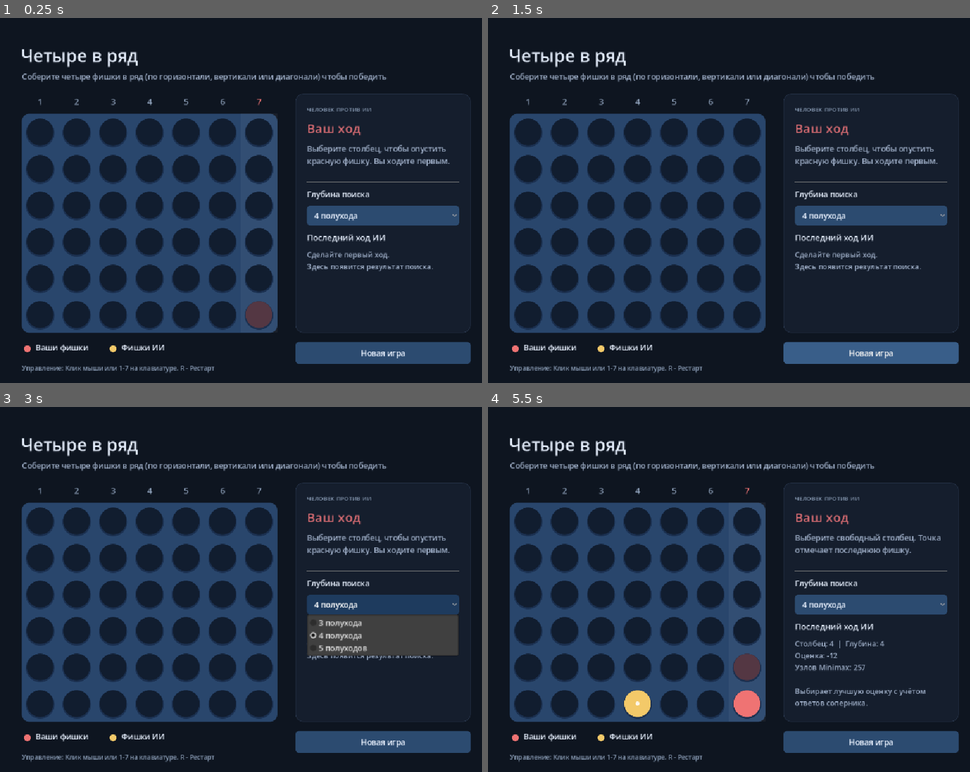
Above: before the commit, frames 1-4 (two rows, left to right).
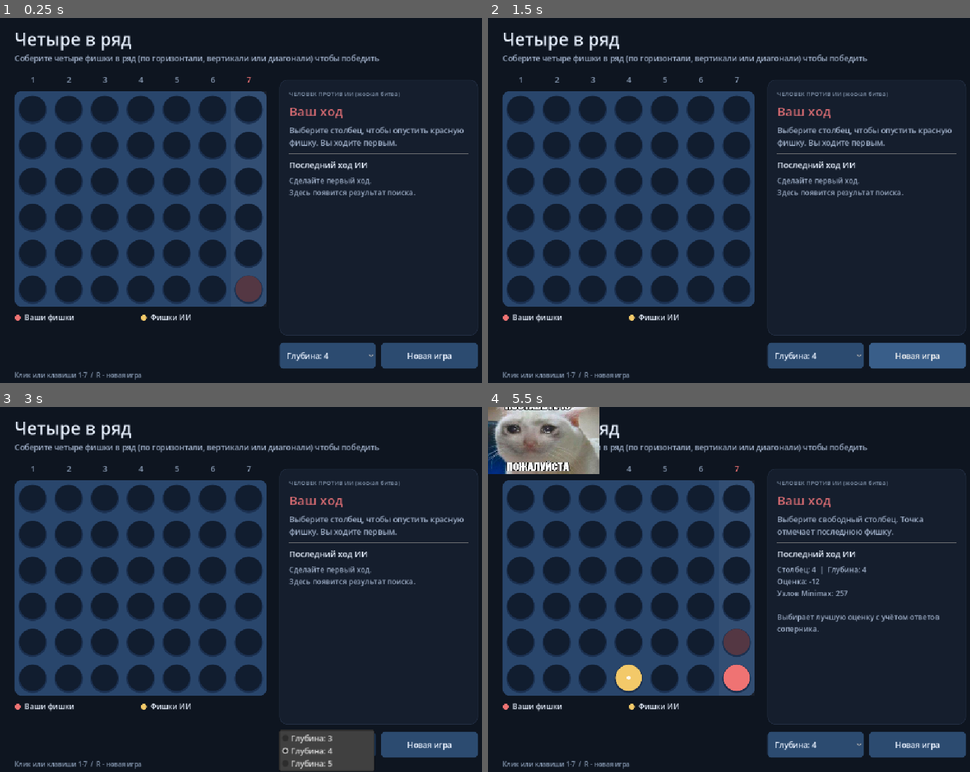
Above: after the commit, the same moments.

Repository: drunyadv/2DaiLaba
Game: Godot game, scene res://scenes/main.tscn
Same seed, same stepped clock (60 frames per second), same inputs: the game is played once before the commit and once after it.
Inputs (mouse positions are in pixels of both pictures, inside the frame that each line leads up to):
- Up to frame 1 (0.25 s): no input
- Up to frame 2 (1.5 s): click "4 полухода" (after the commit: "Глубина: 4") at 0.5 s; click "Новая игра" at 1.25 s
- Up to frame 3 (3 s): click "Новая игра" at 2 s; click "4 полухода" (after the commit: "Глубина: 4") at 2.75 s
- Up to frame 4 (5.5 s): click "4 полухода" (after the commit: "Глубина: 4") at 3.5 s; click "Новая игра" at 4.25 s; tap Enter at 5 s; move the mouse to (733, 589) at 5.02 s; hold K from 5.03 s (still down); click (733, 589) at 5.17 s; tap 1 at 5.3 s

The runs differ from the first frame. In frame 1, 31% of the frame differs, in the area x 2-100%, y 4-100%; in frame 2, 32%; in frame 3, 36%; in frame 4, 36%, in the area x 0-100%, y 0-100%.

Commit message:
Добавлены веб-версия, адаптивный интерфейс и звук фишек

Diff:
--- a/XO/project.godot
+++ b/XO/project.godot
@@ -22,7 +22,9 @@
 
 window/size/viewport_width=1080
 window/size/viewport_height=800
-window/size/resizable=false
+window/size/resizable=true
+window/size/min_width=320
+window/size/min_height=480
 window/size/window_width_override=1080
 window/size/window_height_override=800
 window/stretch/mode="canvas_items"
--- /dev/null
+++ b/XO/scenes/kot.gd
@@ -0,0 +1,35 @@
+extends Sprite2D
+
+@export var distance: float = 300.0
+@export var duration: float = 0.5
+
+var start_position: Vector2
+var tween: Tween
+var is_moving: bool = false
+
+func _ready() -> void:
+	start_position = position
+
+func _process(delta: float) -> void:
+	if Input.is_key_pressed(KEY_K) and not Input.is_key_label_pressed(KEY_NONE):
+		pass
+
+func _input(event: InputEvent) -> void:
+	if event is InputEventKey and event.keycode == KEY_K and event.pressed and not event.echo:
+		toggle_movement()
+
+func toggle_movement() -> void:
+	is_moving = not is_moving
+
+	if is_moving:
+		tween = create_tween()
+		tween.set_loops()
+		tween.set_trans(Tween.TRANS_SINE)
+		tween.set_ease(Tween.EASE_IN_OUT)
+
+		tween.tween_property(self, "position:x", start_position.x + distance, duration)
+		tween.tween_property(self, "position:x", start_position.x, duration)
+	else:
+		if tween:
+			tween.kill()
+		position = start_position
--- a/XO/scenes/main.tscn
+++ b/XO/scenes/main.tscn
@@ -1,6 +1,9 @@
 [gd_scene format=3 uid="uid://ehemy8uoml31"]
 
 [ext_resource type="Script" uid="uid://cdnso0x0gt616" path="res://scripts/game.gd" id="1_game"]
+[ext_resource type="Texture2D" uid="uid://b1ayta4b2jpcj" path="res://kot.jpg" id="2_0wfyh"]
+[ext_resource type="Script" uid="uid://dha4ov16nuwpf" path="res://scenes/kot.gd" id="3_sugp2"]
+[ext_resource type="AudioStream" path="res://sound/pop.mp3" id="4_pop"]
 
 [sub_resource type="StyleBoxFlat" id="Style_hover"]
 content_margin_left = 16.0
@@ -85,6 +88,7 @@
 offset_bottom = 143.0
 theme_override_colors/font_color = Color(0.62, 0.682, 0.78, 1)
 text = "Соберите четыре фишки в ряд (по горизонтали, вертикали или диагонали) чтобы победить"
+autowrap_mode = 2
 
 [node name="Info" type="PanelContainer" parent="." unique_id=714552219]
 layout_mode = 0
@@ -109,7 +113,7 @@
 layout_mode = 2
 theme_override_colors/font_color = Color(0.537, 0.608, 0.706, 1)
 theme_override_font_sizes/font_size = 13
-text = "ЧЕЛОВЕК ПРОТИВ ИИ"
+text = "ЧЕЛОВЕК ПРОТИВ ИИ (жоская битва)"
 
 [node name="Status" type="Label" parent="Info/Margin/Content" unique_id=826405804]
 layout_mode = 2
@@ -125,15 +129,6 @@
 
 [node name="Separator" type="HSeparator" parent="Info/Margin/Content" unique_id=1119179826]
 layout_mode = 2
-
-[node name="DepthTitle" type="Label" parent="Info/Margin/Content" unique_id=989731383]
-layout_mode = 2
-text = "Глубина поиска"
-
-[node name="Depth" type="OptionButton" parent="Info/Margin/Content" unique_id=1203468038]
-custom_minimum_size = Vector2(0, 42)
-layout_mode = 2
-mouse_default_cursor_shape = 2
 
 [node name="AnalysisTitle" type="Label" parent="Info/Margin/Content" unique_id=637617100]
 layout_mode = 2
@@ -149,6 +144,12 @@
 Здесь появится результат поиска."
 autowrap_mode = 2
 
+[node name="Sprite2D" type="Sprite2D" parent="Info" unique_id=1000028035]
+position = Vector2(-797, -72)
+scale = Vector2(0.6314554, 0.5318472)
+texture = ExtResource("2_0wfyh")
+script = ExtResource("3_sugp2")
+
 [node name="HumanLegend" type="Label" parent="." unique_id=1972791535]
 layout_mode = 0
 offset_left = 78.0
@@ -165,12 +166,23 @@
 offset_bottom = 740.0
 text = "Фишки ИИ"
 
-[node name="NewGame" type="Button" parent="." unique_id=117848951]
+[node name="Actions" type="HBoxContainer" parent="."]
 layout_mode = 0
 offset_left = 648.0
 offset_top = 710.0
 offset_right = 1032.0
-offset_bottom = 758.0
+offset_bottom = 766.0
+theme_override_constants/separation = 12
+
+[node name="Depth" type="OptionButton" parent="Actions" unique_id=1203468038]
+layout_mode = 2
+size_flags_horizontal = 3
+tooltip_text = "Глубина поиска Minimax в полуходах"
+mouse_default_cursor_shape = 2
+
+[node name="NewGame" type="Button" parent="Actions" unique_id=117848951]
+layout_mode = 2
+size_flags_horizontal = 3
 mouse_default_cursor_shape = 2
 text = "Новая игра"
 
@@ -183,3 +195,8 @@
 theme_override_colors/font_color = Color(0.537, 0.608, 0.706, 1)
 theme_override_font_sizes/font_size = 14
 text = "Управление: Клик мыши или 1-7 на клавиатуре. R - Рестарт"
+
+[node name="PopSound" type="AudioStreamPlayer" parent="."]
+stream = ExtResource("4_pop")
+volume_db = -5.0
+max_polyphony = 2
--- a/XO/scripts/game.gd
+++ b/XO/scripts/game.gd
@@ -1,8 +1,6 @@
 extends Control
 
 const Minimax = preload("res://scripts/minimax.gd")
-const BOARD_ORIGIN = Vector2(48, 210)
-const CELL_SIZE = 80.0
 const HUMAN_COLOR = Color("ef7373")
 const AI_COLOR = Color("f3c969")
 
@@ -15,22 +13,97 @@
 var last_piece: Vector2i = Vector2i(-1, -1)
 var winning_cells: Array[Vector2i] = []
 var board_style: StyleBoxFlat = StyleBoxFlat.new()
+var board_origin: Vector2 = Vector2(48, 210)
+var cell_size: float = 80.0
+var legend_y: float = 725.0
 
 @onready var status_label: Label = $Info/Margin/Content/Status
 @onready var turn_hint: Label = $Info/Margin/Content/TurnHint
-@onready var depth_select: OptionButton = $Info/Margin/Content/Depth
+@onready var depth_select: OptionButton = $Actions/Depth
 @onready var analysis_label: Label = $Info/Margin/Content/Analysis
-@onready var new_game_button: Button = $NewGame
+@onready var new_game_button: Button = $Actions/NewGame
+@onready var pop_sound: AudioStreamPlayer = $PopSound
 
 
 func _ready() -> void:
 	board_style.bg_color = Color("29466c")
 	board_style.set_corner_radius_all(16)
-	for text in ["3 полухода", "4 полухода", "5 полуходов"]:
+	for text in ["Глубина: 3", "Глубина: 4", "Глубина: 5"]:
 		depth_select.add_item(text)
 	depth_select.select(1)
 	new_game_button.pressed.connect(start_new_game)
+	get_window().size_changed.connect(update_layout)
+	update_layout()
 	start_new_game()
+
+
+func update_layout() -> void:
+	var pixels: Vector2 = Vector2(get_window().size)
+	if pixels.x <= 0 or pixels.y <= 0:
+		return
+	var portrait: bool = pixels.x < pixels.y
+	var width: float = (600.0 if pixels.x > pixels.y * 0.68 else 420.0) if portrait else 1080.0
+	var height: float = roundf(width * pixels.y / pixels.x)
+	get_window().content_scale_size = Vector2i(int(width), int(height))
+	var compact: bool = height < 850.0 if portrait else height < 620.0
+	var margin: float = 18.0 if portrait else 32.0
+	var info: PanelContainer = $Info
+	var actions: HBoxContainer = $Actions
+	var info_rect: Rect2
+	if portrait:
+		cell_size = minf((width - margin * 2) / 7.0, maxf(32.0, (height - 390.0) / 6.0))
+		board_origin = Vector2((width - cell_size * 7) / 2.0, 148)
+		legend_y = board_origin.y + cell_size * 6 + 24
+		place_control(actions, Rect2(margin, legend_y + 24, width - margin * 2, 56))
+		var info_y: float = actions.position.y + 72
+		info_rect = Rect2(margin, info_y, width - margin * 2, height - info_y - margin)
+	else:
+		board_origin = Vector2(margin, 128 if compact else 160)
+		cell_size = minf(80.0, minf((width * 0.56 - margin - 20) / 7.0,
+			(height - board_origin.y - 66) / 6.0))
+		legend_y = board_origin.y + cell_size * 6 + 24
+		var info_x: float = board_origin.x + cell_size * 7 + 28
+		info_rect = Rect2(info_x, board_origin.y - 24,
+			width - info_x - margin, height - board_origin.y - margin - 48)
+		place_control(actions, Rect2(info_x, height - margin - 56, info_rect.size.x, 56))
+	place_control($Title, Rect2(margin, 18 if portrait else 20, width - margin * 2, 44))
+	$Title.add_theme_font_size_override("font_size", 32 if portrait or compact else 38)
+	place_control($Rules, Rect2(margin, 66 if portrait else 76 if not compact else 62,
+		width - margin * 2, 44 if portrait else 40))
+	$Rules.add_theme_font_size_override("font_size", 15 if portrait or compact else 17)
+	place_control($HumanLegend, Rect2(board_origin.x + 22, legend_y - 13, cell_size * 3, 26))
+	place_control($AILegend, Rect2(board_origin.x + cell_size * 3.5 + 22, legend_y - 13,
+		cell_size * 3, 26))
+	$HumanLegend.add_theme_font_size_override("font_size", 16)
+	$AILegend.add_theme_font_size_override("font_size", 16)
+	$Controls.visible = not portrait
+	$Controls.text = "Клик или клавиши 1-7  /  R - новая игра"
+	place_control($Controls, Rect2(margin, height - 27, cell_size * 7, 22))
+	$Info/Margin/Content/SectionTitle.visible = not portrait and not compact
+	$Info/Margin/Content/Separator.visible = not portrait and not compact
+	$Info/Margin/Content/AnalysisTitle.visible = not compact
+	turn_hint.visible = not compact
+	turn_hint.custom_minimum_size.y = 0
+	turn_hint.add_theme_font_size_override("font_size", 15 if portrait else 17)
+	status_label.add_theme_font_size_override("font_size", 24 if portrait or compact else 28)
+	analysis_label.add_theme_font_size_override("font_size", 14 if portrait else 16)
+	analysis_label.max_lines_visible = (2 if portrait and height < 700 else 3) if compact else -1
+	$Info/Margin/Content.add_theme_constant_override("separation", 6 if compact else 10)
+	for side in ["left", "top", "right", "bottom"]:
+		$Info/Margin.add_theme_constant_override("margin_" + side, 12 if portrait or compact else 20)
+	place_control(info, info_rect)
+	info.set_deferred("size", info_rect.size)
+	queue_redraw()
+
+
+func place_control(control: Control, rect: Rect2) -> void:
+	control.position = rect.position
+	control.size = rect.size
+
+
+func play_pop() -> void:
+	pop_sound.pitch_scale = randf_range(0.94, 1.06) if randf() < 0.35 else 1.0
+	pop_sound.play()
 
 
 func start_new_game() -> void:
@@ -77,12 +150,12 @@
 
 
 func column_at_position(point: Vector2) -> int:
-	var mouse: Vector2 = point - BOARD_ORIGIN
-	if mouse.x < 0 or mouse.x >= CELL_SIZE * Minimax.COLUMNS:
+	var mouse: Vector2 = point - board_origin
+	if mouse.x < 0 or mouse.x >= cell_size * Minimax.COLUMNS:
 		return -1
-	if mouse.y < -40 or mouse.y >= CELL_SIZE * Minimax.ROWS:
+	if mouse.y < -32 or mouse.y >= cell_size * Minimax.ROWS:
 		return -1
-	return int(mouse.x / CELL_SIZE)
+	return int(mouse.x / cell_size)
 
 
 func play_human_move(column: int) -> void:
@@ -91,6 +164,7 @@
 	var row: int = opponent.drop_piece(board, column, Minimax.HUMAN)
 	if row == -1:
 		return
+	play_pop()
 	last_piece = Vector2i(column, row)
 	if finish_if_needed(row, column, Minimax.HUMAN):
 		return
@@ -113,6 +187,7 @@
 		finish_draw()
 		return
 	var ai_row: int = opponent.drop_piece(board, ai_column, Minimax.AI)
+	play_pop()
 	last_piece = Vector2i(ai_column, ai_row)
 	analysis_label.text = "Столбец: %d  |  Глубина: %d\nОценка: %d\nУзлов Minimax: %d\n\n%s" % [
 		ai_column + 1, depth, result["score"], result["nodes"], result["reason"]
@@ -159,20 +234,20 @@
 
 
 func cell_center(row: int, column: int) -> Vector2:
-	return BOARD_ORIGIN + Vector2(column + 0.5, row + 0.5) * CELL_SIZE
+	return board_origin + Vector2(column + 0.5, row + 0.5) * cell_size
 
 
 func _draw() -> void:
 	if board.is_empty():
 		return
-	draw_style_box(board_style, Rect2(BOARD_ORIGIN, Vector2(7, 6) * CELL_SIZE))
+	draw_style_box(board_style, Rect2(board_origin, Vector2(7, 6) * cell_size))
 	for column in range(Minimax.COLUMNS):
 		var number_color: Color = Color("899bb4")
 		if column == hovered_column and board[0][column] == Minimax.EMPTY:
 			number_color = HUMAN_COLOR
-			draw_rect(Rect2(BOARD_ORIGIN + Vector2(column * CELL_SIZE, 0),
-				Vector2(CELL_SIZE, Minimax.ROWS * CELL_SIZE)), Color(1, 1, 1, 0.045))
-		var number_position: Vector2 = BOARD_ORIGIN + Vector2((column + 0.5) * CELL_SIZE - 5, -20)
+			draw_rect(Rect2(board_origin + Vector2(column * cell_size, 0),
+				Vector2(cell_size, Minimax.ROWS * cell_size)), Color(1, 1, 1, 0.045))
+		var number_position: Vector2 = board_origin + Vector2((column + 0.5) * cell_size - 5, -18)
 		draw_string(ThemeDB.fallback_font, number_position, str(column + 1),
 			HORIZONTAL_ALIGNMENT_LEFT, -1, 18, number_color)
 
@@ -184,17 +259,20 @@
 				color = HUMAN_COLOR
 			elif board[row][column] == Minimax.AI:
 				color = AI_COLOR
-			draw_circle(center + Vector2(0, 2), 31, Color("1b3050"), true, -1, true)
-			draw_circle(center, 29, color, true, -1, true)
+			draw_circle(center + Vector2(0, cell_size * 0.025), cell_size * 0.39,
+				Color("1b3050"), true, -1, true)
+			draw_circle(center, cell_size * 0.36, color, true, -1, true)
 
 	if hovered_column != -1 and board[0][hovered_column] == Minimax.EMPTY:
 		for row in range(Minimax.ROWS - 1, -1, -1):
 			if board[row][hovered_column] == Minimax.EMPTY:
-				draw_circle(cell_center(row, hovered_column), 29, Color(HUMAN_COLOR, 0.3), true, -1, true)
+				draw_circle(cell_center(row, hovered_column), cell_size * 0.36,
+					Color(HUMAN_COLOR, 0.3), true, -1, true)
 				break
 	if last_piece.x != -1:
-		draw_circle(cell_center(last_piece.y, last_piece.x), 4, Color(1, 1, 1, 0.85), true, -1, true)
+		draw_circle(cell_center(last_piece.y, last_piece.x), cell_size * 0.05,
+			Color(1, 1, 1, 0.85), true, -1, true)
 	for cell in winning_cells:
-		draw_arc(cell_center(cell.y, cell.x), 33, 0, TAU, 48, Color("ffffff"), 3, true)
-	draw_circle(Vector2(60, 725), 7, HUMAN_COLOR, true, -1, true)
-	draw_circle(Vector2(248, 725), 7, AI_COLOR, true, -1, true)
+		draw_arc(cell_center(cell.y, cell.x), cell_size * 0.41, 0, TAU, 48, Color("ffffff"), 3, true)
+	draw_circle(Vector2(board_origin.x + 7, legend_y), 6, HUMAN_COLOR, true, -1, true)
+	draw_circle(Vector2(board_origin.x + cell_size * 3.5 + 7, legend_y), 6, AI_COLOR, true, -1, true)
Not shown, added: XO/export_presets.cfg
Binary file added: XO/kot.jpg
Not shown, added: XO/kot.jpg.import
Not shown, added: XO/scenes/kot.gd.uid
Not shown, added: XO/sound/pop.mp3.import
Not shown, changed: README.md
Not shown, added: XO/sound/pop.mp3
